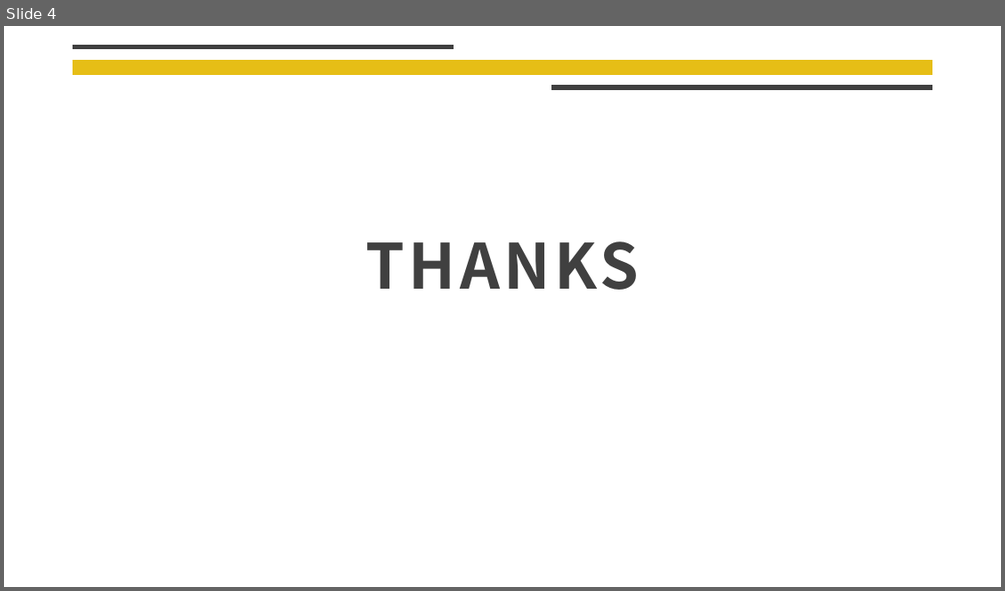
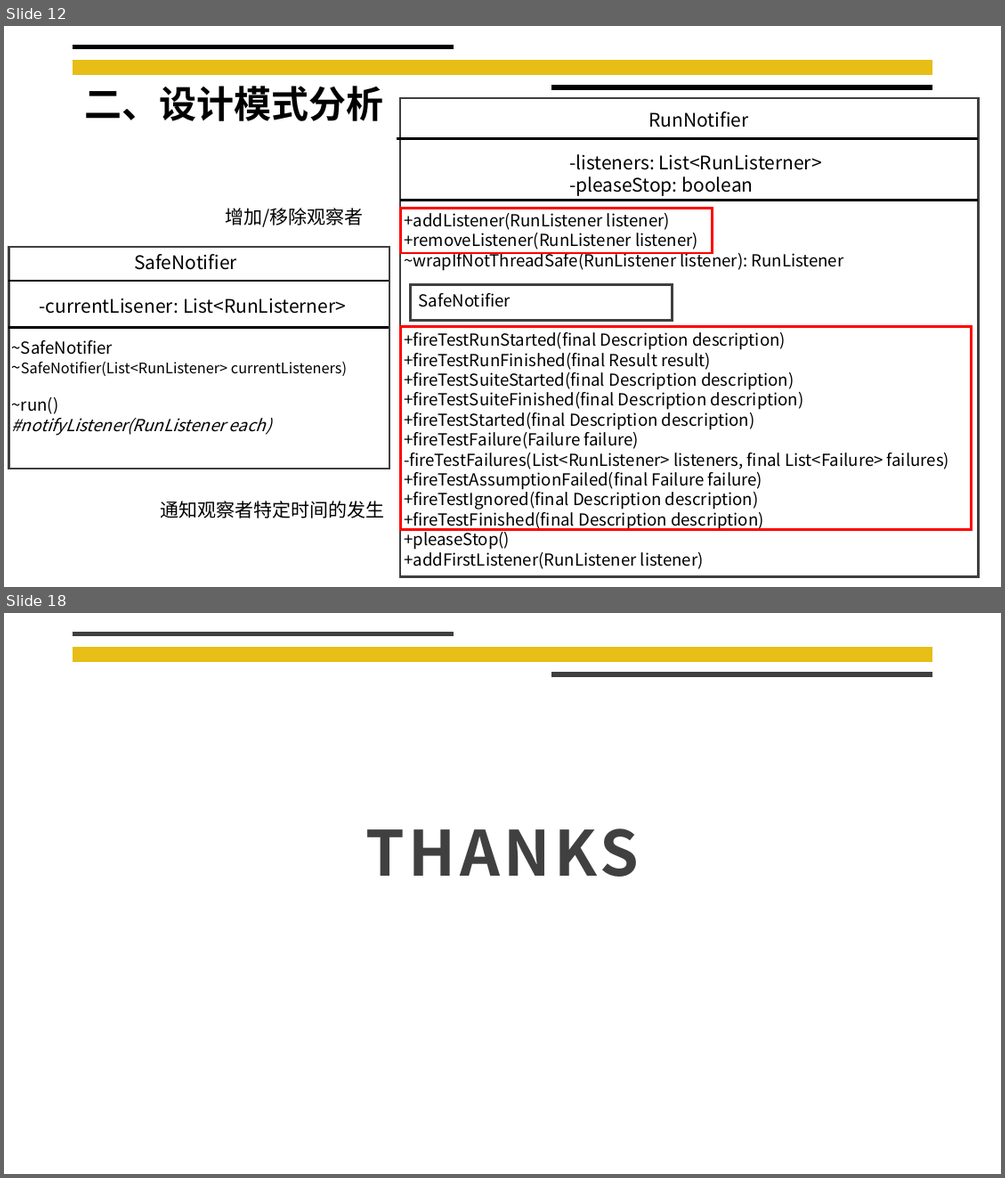
Before and after one commit to liangliang678/UCAS_OOP, a slide deck: Assignment2/课堂研讨.pptx. Shown one above the other, each under a label of ours: slide 4 before the commit, slides 12 and 18 after it; the slides between them are not shown. The pictures are 1005x591 and 1005x1178 pixels, drawn with LibreOffice and Linux fonts; fonts in the diff are those of the drawing; background and template pictures are left out. Boxes give left, top, right and bottom in pixels: in the first picture for what was removed or moved away, otherwise in the second. Text is boxed around its words. In the diff, an @@ line names an element or a change of style, - is before the commit and + after.

```diff
--- a/Assignment2/课堂研讨.pptx
+++ b/Assignment2/课堂研讨.pptx
@@ slide 12 added at box(4, 26, 1001, 587), background #FFFFFF; not listed: 1 template element that a slide beside it also shows @@
@@ line added from (73, 47) to (453, 47), #000000 4.5 pt @@
@@ text added at box(84, 86, 383, 121), 36 pt, text #000000, bold @@
+二、设计模式分析
@@ rectangle added at box(400, 98, 979, 576), fill #FFFFFF, outline #3F3F3F 2.25 pt @@
@@ line added from (551, 87) to (933, 87), #000000 4.5 pt @@
@@ text added at box(648, 111, 748, 127), 18 pt, text #000000 @@
+RunNotifier
@@ line added from (396, 138) to (979, 138), #000000 2.25 pt @@
@@ text added at box(569, 154, 822, 196), 18 pt, text #000000 @@
+-listeners: List<RunListerner>
+-pleaseStop: boolean
@@ text added at box(225, 208, 363, 227), 18 pt, text #000000 @@
+增加/移除观察者
@@ line added from (400, 200) to (979, 200), #000000 2.25 pt @@
@@ rectangle added at box(400, 208, 712, 253), outline #FF0000 2.25 pt @@
@@ text added at box(404, 213, 949, 569), 16 pt, text #000000 @@
++addListener(RunListener listener)
++removeListener(RunListener listener)
+~wrapIfNotThreadSafe(RunListener listener): RunListener
+SafeNotifier
++fireTestRunStarted(final Description description)
++fireTestRunFinished(final Result result)
++fireTestSuiteStarted(final Description description)
++fireTestSuiteFinished(final Description description)
++fireTestStarted(final Description description)
++fireTestFailure(Failure failure)
+-fireTestFailures(List<RunListener> listeners, final List<Failure> failures)
++fireTestAssumptionFailed(final Failure failure)
++fireTestIgnored(final Description description)
++fireTestFinished(final Description description)
++pleaseStop()
++addFirstListener(RunListener listener)
@@ rectangle added at box(8, 247, 389, 468), fill #FFFFFF, outline #3F3F3F 2.25 pt @@
@@ text added at box(134, 254, 237, 270), 18 pt, text #000000 @@
+SafeNotifier
@@ line added from (8, 281) to (389, 281), #000000 2.25 pt @@
@@ rectangle added at box(411, 285, 672, 321), outline #3F3F3F 2.25 pt @@
@@ text added at box(40, 298, 346, 313), 18 pt, text #000000 @@
+-currentLisener: List<RunListerner>
@@ line added from (8, 328) to (389, 328), #000000 2.25 pt @@
@@ text added at box(12, 340, 347, 435), 16 pt, text #000000 @@
+~SafeNotifier
+~SafeNotifier(List<RunListener> currentListeners)
+~run()
+#notifyListener(RunListener each)
@@ rectangle added at box(400, 327, 971, 530), outline #FF0000 2.25 pt @@
@@ text added at box(160, 500, 384, 518), 18 pt, text #000000 @@
+通知观察者特定时间的发生
@@ what was slide 4 is now slide 18 @@
```
Also in this commit, not shown: 3 slides changed, 13 other slides added.
